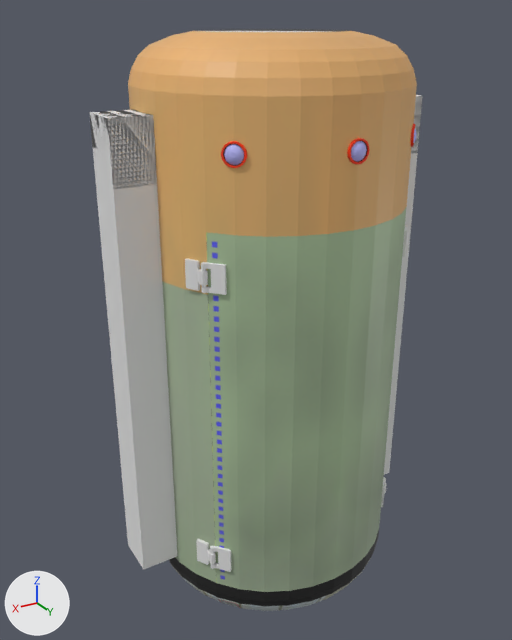
Renders of the FBX model Assets/inline-hangar-2.fbx from each side of a commit.
Camera for both pictures: a camera (50 mm lens) standing at (0.0701, 0.1114, 0.0301) and looking at (0.0021, -0.002, -0.0266). Every picture has the same lights, and +X, +Y and +Z are marked at lower left. Objects named as collision shapes, trigger or cutter boxes, shadow casters or lower levels of detail are left out. Where no turn or scale is listed for an object, it has been applied to the vertices. Vertices at the same position are counted once.

The older version as bpy lines, for what is in view:
```python
me_airlock = bpy.data.meshes.new('airlock')
me_airlock.from_pydata(...)  # a box spanning x -0.0042..0.0042, y -0.0042..0.0042, z -0.00634..0.00463
me_airlock.materials.append(mat_unnamed)  # white #e7e7e7
me_inline_hangar_2 = bpy.data.meshes.new('inline-hangar-2')
me_inline_hangar_2.from_pydata(...)  # 476 vertices, 458 faces; spans x -2.5..2.5, y -2.5..2.5, z -8.4..2.77
me_inline_hangar_2.materials.append(mat_inline_hangar__inline_hangar_png)  # picture img_inline_hangar_png
me_ladder_trigger_001 = bpy.data.meshes.new('ladder-trigger_001')
me_ladder_trigger_001.from_pydata(...)  # a box spanning x -0.0042..0.0042, y -0.0042..0.0042, z -0.0833..0.0046
me_ladder_trigger_001.materials.append(mat_unnamed)  # white #e7e7e7
ob_airlock = bpy.data.objects.new('airlock', me_airlock)
ob_airlock.location = (0.0279, 0.0, 0.0111)
ob_inline_hangar_2 = bpy.data.objects.new('inline-hangar-2', me_inline_hangar_2)
ob_inline_hangar_2.location = (0.0, 0.0, 0.0)
ob_inline_hangar_2.rotation_euler = (0.0, 0.0, 3.142)  # degrees (0, 0, 180)
ob_inline_hangar_2.scale = (0.01, 0.01, 0.01)
ob_ladder_trigger_001 = bpy.data.objects.new('ladder-trigger_001', me_ladder_trigger_001)
ob_ladder_trigger_001.location = (-0.0278, 0.0, 0.0111)
# also in view: 'right-gate' at (-0.0104, 0.0194, -0.0374); 'ladder-trigger' at (0.0279, 0.0, -0.0283); 'left-gate' at (0.0104, 0.0194, -0.0374)
```
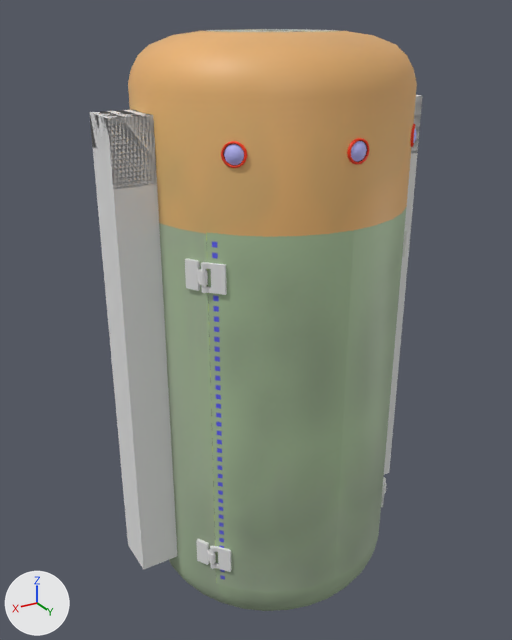
The change, as a list of edits to the scene's bpy script:
```text
Change me_inline_hangar_2:
    where me_inline_hangar_2.from_pydata(...)  # 476 vertices, 458 faces; spans x -2.5..2.5, y -2.5..2.5, z -8.4..2.77
    used by ob_inline_hangar_2; location = (0.0, 0.0, 0.0); rotation_euler = (0.0, 0.0, 3.142), in degrees (0, 0, 180); scale = (0.01, 0.01, 0.01)
    me_inline_hangar_2 part 1: all 32 vertices in x -1.34..1.34, y -1.34..1.34, z 2.77 are scaled about their middle by (0.909, 0.909, 1)
    me_inline_hangar_2 part 2: texture (UV) coordinates of 270 of 458 faces, centred in x -2.48..2.48, y -2.48..2.48, z -8.4..2.77, changed; they spanned u 0.32..0.99, v 0.02..0.99 and now span u 0.34..1.0, v 0.0..0.99
```

Pixel boxes (x1, y1, x2, y2) of what changed, in the pictures (512 x 640 px; the box of a moved part takes in the faces that stretch with it):
'inline-hangar-2', reshaped, surface changed: (128, 29, 417, 611) in both
part 1 of me_inline_hangar_2, moved or reshaped: (171, 29, 374, 38) in both
part 2 of me_inline_hangar_2, surface changed: (128, 84, 417, 611) in both
